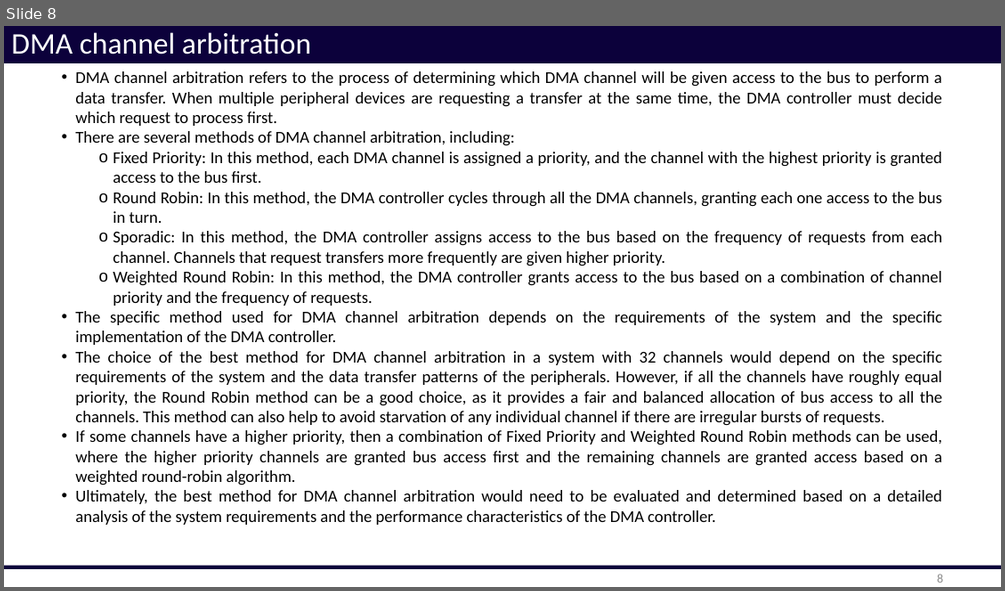
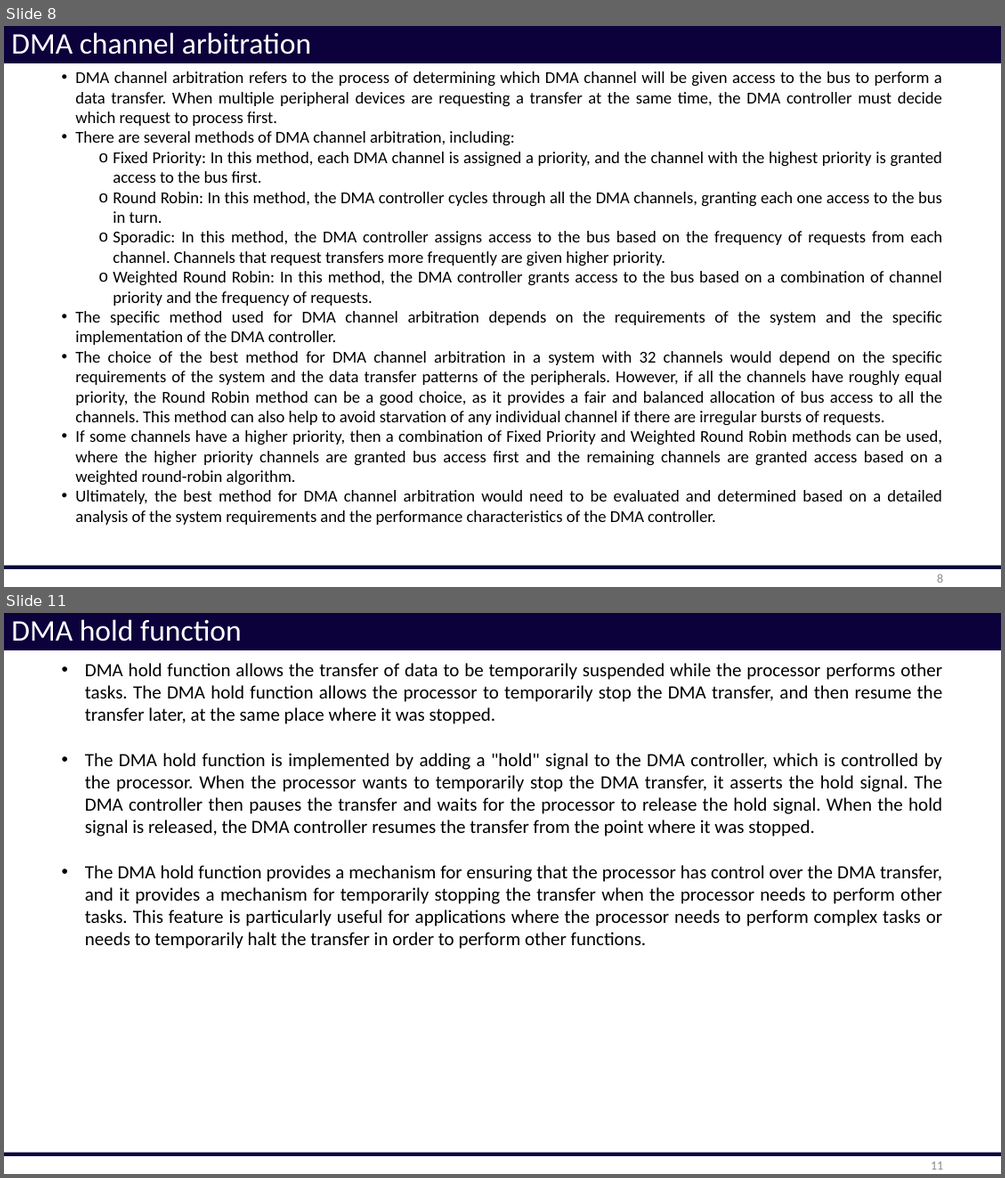
Before and after one commit to phuvg/dma_controller, a slide deck: theory/dma_controller.pptx. Shown one above the other, each under a label of ours: slide 8 before the commit, slides 8 and 11 after it; the slides between them are not shown. The pictures are 1005x591 and 1005x1178 pixels, drawn with LibreOffice and Linux fonts; fonts in the diff are those of the drawing. Boxes give left, top, right and bottom in pixels: in the first picture for what was removed or moved away, otherwise in the second. Text is boxed around its words. In the diff, an @@ line names an element or a change of style, - is before the commit and + after.

Commit message:
add channel disabling without data loss, channel locking, hold function, status indication outputs

```diff
--- a/theory/dma_controller.pptx
+++ b/theory/dma_controller.pptx
@@ slide 11 added at <box>4,613,1001,1174</box>, background #FFFFFF; not listed: 1 template element that a slide beside it also shows @@
@@ title added at <box>4,613,1001,650</box>, fill #0C013B, 28.8 pt, text #FFFFFF @@
+DMA hold function
@@ text added at <box>85,663,942,949</box>, 18 pt, text #000000 @@
+• DMA hold function allows the transfer of data to be temporarily suspended while the processor performs other tasks. The DMA hold function allows the processor to temporarily stop the DMA transfer, and then resume the transfer later, at the same place where it was stopped.
+• The DMA hold function is implemented by adding a "hold" signal to the DMA controller, which is controlled by the processor. When the processor wants to temporarily stop the DMA transfer, it asserts the hold signal. The DMA controller then pauses the transfer and waits for the processor to release the hold signal. When the hold signal is released, the DMA controller resumes the transfer from the point where it was stopped.
+• The DMA hold function provides a mechanism for ensuring that the processor has control over the DMA transfer, and it provides a mechanism for temporarily stopping the transfer when the processor needs to perform other tasks. This feature is particularly useful for applications where the processor needs to perform complex tasks or needs to temporarily halt the transfer in order to perform other functions.
@@ page number added at <box>930,1161,943,1169</box>, 12 pt, text #8C8C8C @@
+11
```
Also in this commit, not shown: 3 slides changed, 3 other slides added.
